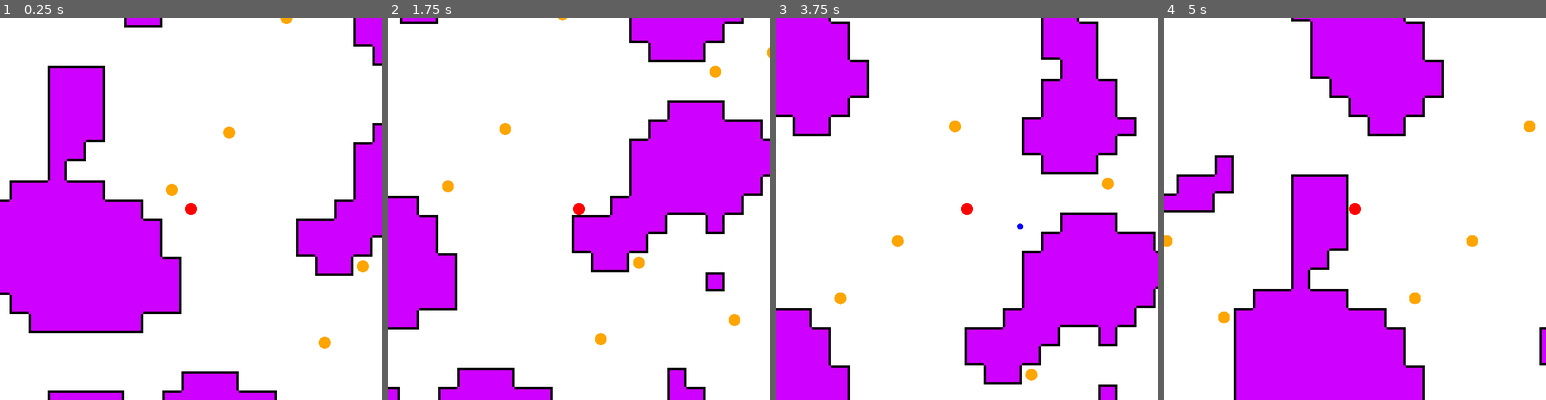
Above: before the commit, frames 1-4 (left to right).
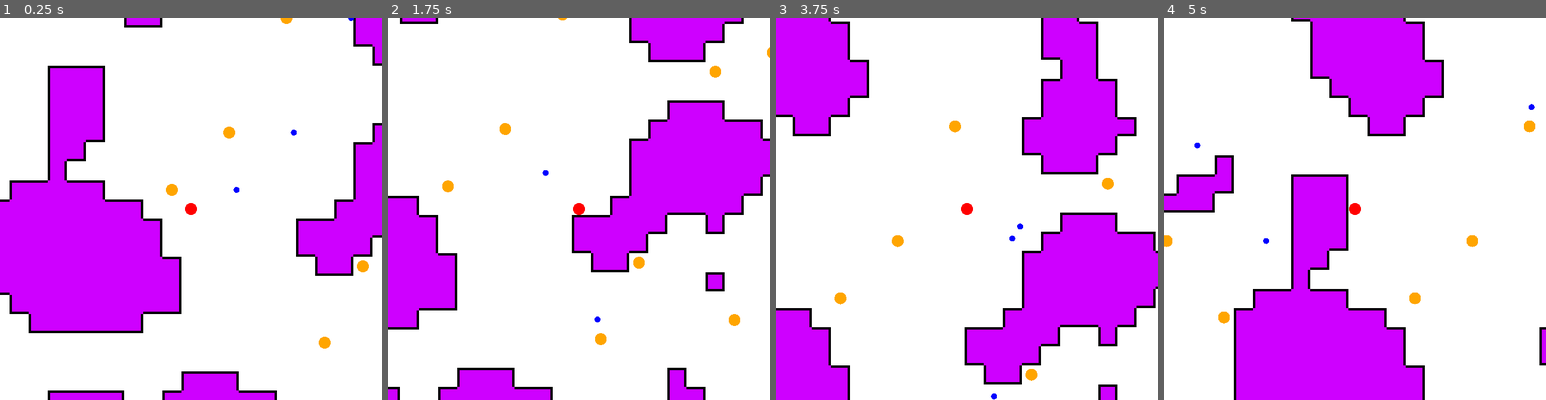
Above: after the commit, the same moments.

Repository: the-alex-g/TrialByFire
Game: Godot game, scene res://Main/Main.tscn
Two runs of this game, one before a commit and one after it. Both use one fixed random seed, a clock stepped at 60 frames per second and the inputs below.
Inputs (mouse positions are in pixels of both pictures, inside the frame that each line leads up to):
- Up to frame 1 (0.25 s): no input
- Up to frame 2 (1.75 s): tap Enter (teleport) at 0.5 s; move the mouse to (663, 189) at 0.52 s; hold D (right) 0.53-1.28 s; click (663, 189) at 0.6 s; move the mouse to (502, 228) at 1.27 s; hold S (down) from 1.28 s (still down); click (502, 228) at 1.35 s
- Up to frame 3 (3.75 s): tap Space at 2 s; move the mouse to (1005, 124) at 2.02 s; release S (down) at 2.03 s; hold D (right) 2.03-2.78 s; hold Enter (teleport) 2.03-2.78 s; click (1005, 124) at 2.3 s; move the mouse to (947, 285) at 2.77 s; hold W (up) 2.78-3.53 s; click (947, 285) at 2.85 s; move the mouse to (1081, 266) at 3.52 s; hold A (left) from 3.53 s (still down); click (1081, 266) at 3.6 s
- Up to frame 4 (5 s): keep holding A (left); move the mouse to (1240, 151) at 4.27 s; tap Enter (teleport) at 4.35 s; click (1240, 151) at 4.55 s

The runs differ from the first frame. In frame 1, less than 0.1% of the frame differs, in the area x 61-93%, y 0-46%; in frame 2, less than 0.1%; in frame 3, less than 0.1%; in frame 4, less than 0.1%, in the area x 7-98%, y 22-80%.

Commit message:
Add turret enemy

Diff:
--- /dev/null
+++ b/project/Bullet.gd
@@ -0,0 +1,15 @@
+class_name Bullet
+extends Area2D
+
+const SPEED := 500.0
+
+var angle := 0.0
+var damage := 0
+
+
+func _process(delta:float)->void:
+	position += (Vector2.RIGHT * delta * SPEED).rotated(angle)
+
+
+func _draw()->void:
+	draw_circle(Vector2.ZERO, 5, Color.blue)
--- /dev/null
+++ b/project/Enemy/Bullet/EnemyBullet.gd
@@ -0,0 +1,7 @@
+extends Bullet
+
+
+func _on_EnemyBullet_body_entered(body:PhysicsBody2D)->void:
+	if body is Player:
+		body.hit(damage)
+	queue_free()
--- /dev/null
+++ b/project/Enemy/Bullet/EnemyBullet.tscn
@@ -0,0 +1,15 @@
+[gd_scene load_steps=3 format=2]
+
+[ext_resource path="res://Enemy/Bullet/EnemyBullet.gd" type="Script" id=1]
+
+[sub_resource type="CircleShape2D" id=1]
+
+[node name="EnemyBullet" type="Area2D"]
+collision_layer = 0
+collision_mask = 5
+script = ExtResource( 1 )
+
+[node name="CollisionShape2D" type="CollisionShape2D" parent="."]
+shape = SubResource( 1 )
+
+[connection signal="body_entered" from="." to="." method="_on_EnemyBullet_body_entered"]
--- a/project/Enemy/Enemy.gd
+++ b/project/Enemy/Enemy.gd
@@ -1,16 +1,30 @@
 class_name Enemy
 extends KinematicBody2D
 
+export var health := 1
+export var damage := 1
+
 var _activated := false
+var _target : KinematicBody2D = null
+
+
+func _process(_delta:float)->void:
+	if not _activated:
+		return
+
+	look_at(_target.global_position)
 
 
 func _draw()->void:
 	draw_circle(Vector2.ZERO, 10, Color.orange)
 
 
-func hit()->void:
-	queue_free()
+func hit(damage_done:int)->void:
+	health -= damage_done
+	if health <= 0:
+		queue_free()
 
 
-func activate()->void:
+func activate(player)->void:
 	_activated = true
+	_target = player
--- a/project/Enemy/Enemy.tscn
+++ /dev/null
@@ -1,11 +0,0 @@
-[gd_scene load_steps=3 format=2]
-
-[ext_resource path="res://Enemy/Enemy.gd" type="Script" id=1]
-
-[sub_resource type="CircleShape2D" id=1]
-
-[node name="KinematicBody2D" type="KinematicBody2D"]
-script = ExtResource( 1 )
-
-[node name="CollisionShape2D" type="CollisionShape2D" parent="."]
-shape = SubResource( 1 )
--- /dev/null
+++ b/project/Enemy/TurretEnemy.gd
@@ -0,0 +1,34 @@
+extends Enemy
+
+const COOLDOWN_TIME := 1.5
+
+var _Bullet := preload("res://Enemy/Bullet/EnemyBullet.tscn")
+var _can_shoot := true
+
+onready var _cooldown_timer = $ShootTimer as Timer
+
+
+func _ready()->void:
+	_cooldown_timer.wait_time += randf()
+
+
+func _process(_delta:float)->void:
+	if not _activated:
+		return
+
+	if _can_shoot:
+		_shoot()
+
+
+func _shoot()->void:
+	_can_shoot = false
+	var _bullet = _Bullet.instance()
+	_bullet.position = global_position
+	_bullet.angle = rotation
+	_bullet.damage = damage
+	get_parent().add_child(_bullet)
+	_cooldown_timer.start(COOLDOWN_TIME + randf())
+
+
+func _on_ShootTimer_timeout()->void:
+	_can_shoot = true
--- /dev/null
+++ b/project/Enemy/TurretEnemy.tscn
@@ -0,0 +1,17 @@
+[gd_scene load_steps=3 format=2]
+
+[ext_resource path="res://Enemy/TurretEnemy.gd" type="Script" id=1]
+
+[sub_resource type="CircleShape2D" id=1]
+
+[node name="TurretEnemy" type="KinematicBody2D"]
+collision_layer = 2
+collision_mask = 3
+script = ExtResource( 1 )
+
+[node name="CollisionShape2D" type="CollisionShape2D" parent="."]
+shape = SubResource( 1 )
+
+[node name="ShootTimer" type="Timer" parent="."]
+
+[connection signal="timeout" from="ShootTimer" to="." method="_on_ShootTimer_timeout"]
--- a/project/Main/Main.gd
+++ b/project/Main/Main.gd
@@ -46,7 +46,7 @@
 		_tilemap.set_cell(x, y, EMPTY_TILE)
 		if x > 1 and y > 1 and x < BOARD_SIZE and y < BOARD_SIZE:
 			if randi() % 100 < PERCENT_CHANCE_OF_ENEMY:
-				var enemy = load("res://Enemy/Enemy.tscn").instance()
+				var enemy = load("res://Enemy/TurretEnemy.tscn").instance()
 				enemy.position = _tilemap.map_to_world(Vector2(x, y)) + Vector2(16, 16)
 				_enemy_container.add_child(enemy)
 			else:
@@ -57,10 +57,6 @@
 	var _player_map_position = _potential_player_positions[randi()%_potential_player_positions.size()]
 	_player.position = _tilemap.map_to_world(_player_map_position) + Vector2(16, 16)
 	_potential_player_positions = []
-
-#	for x in range(_player_map_position.x - 3, _player_map_position.x + 3):
-#		for y in range(_player_map_position.y - 3, _player_map_position.y + 3):
-#			_tilemap.set_cell(x, y, EMPTY_TILE)
 
 	_tilemap.update_bitmask_region()
 
--- a/project/Player/Bullet.gd
+++ /dev/null
@@ -1,17 +0,0 @@
-extends Area2D
-
-const SPEED := 500.0
-
-
-func _process(delta:float)->void:
-	position += (Vector2.RIGHT * delta * SPEED).rotated(rotation)
-
-
-func _draw()->void:
-	draw_circle(Vector2.ZERO, 5, Color.blue)
-
-
-func _on_Bullet_body_entered(body:PhysicsBody2D)->void:
-	if body is Enemy:
-		body.hit()
-	queue_free()
--- a/project/Player/Player.gd
+++ b/project/Player/Player.gd
@@ -7,6 +7,7 @@
 const TIME_TO_TELEPORT := 1.0
 
 var _time_teleport_key_held := 0.0
+var _damage := 1
 
 
 func _physics_process(delta:float)->void:
@@ -27,9 +28,10 @@
 
 
 func _shoot()->void:
-	var bullet = load("res://Player/Bullet.tscn").instance()
+	var bullet = load("res://Player/PlayerBullet.tscn").instance()
 	bullet.position = global_position
-	bullet.rotation = rotation
+	bullet.angle = rotation
+	bullet.damage = _damage
 	get_parent().add_child(bullet)
 
 
@@ -39,4 +41,8 @@
 
 func _on_EnemyDetectionZone_body_entered(body:PhysicsBody2D)->void:
 	if body is Enemy:
-		body.activate()
+		body.activate(self)
+
+
+func hit(damage_done:int)->void:
+	pass
--- a/project/Player/Player.tscn
+++ b/project/Player/Player.tscn
@@ -9,7 +9,8 @@
 
 [node name="Player" type="KinematicBody2D"]
 position = Vector2( 48, 48 )
-collision_layer = 2
+collision_layer = 4
+collision_mask = 5
 script = ExtResource( 1 )
 
 [node name="CollisionShape2D" type="CollisionShape2D" parent="."]
--- /dev/null
+++ b/project/Player/PlayerBullet.gd
@@ -0,0 +1,7 @@
+extends Bullet
+
+
+func _on_Bullet_body_entered(body:PhysicsBody2D)->void:
+	if body is Enemy:
+		body.hit(damage)
+	queue_free()
--- a/project/Player/Bullet.tscn
+++ b/project/Player/PlayerBullet.tscn
@@ -1,11 +1,12 @@
 [gd_scene load_steps=3 format=2]
 
-[ext_resource path="res://Player/Bullet.gd" type="Script" id=1]
+[ext_resource path="res://Player/PlayerBullet.gd" type="Script" id=1]
 
 [sub_resource type="CircleShape2D" id=1]
 
 [node name="Bullet" type="Area2D"]
 collision_layer = 0
+collision_mask = 3
 script = ExtResource( 1 )
 
 [node name="CollisionShape2D" type="CollisionShape2D" parent="."]
--- a/project/project.godot
+++ b/project/project.godot
@@ -9,6 +9,11 @@
 config_version=4
 
 _global_script_classes=[ {
+"base": "Area2D",
+"class": "Bullet",
+"language": "GDScript",
+"path": "res://Bullet.gd"
+}, {
 "base": "KinematicBody2D",
 "class": "Enemy",
 "language": "GDScript",
@@ -20,6 +25,7 @@
 "path": "res://Player/Player.gd"
 } ]
 _global_script_class_icons={
+"Bullet": "",
 "Enemy": "",
 "Player": ""
 }
@@ -74,6 +80,12 @@
  ]
 }
 
+[layer_names]
+
+2d_physics/layer_1="Obstacles"
+2d_physics/layer_2="Enemy"
+2d_physics/layer_3="Player"
+
 [physics]
 
 common/enable_pause_aware_picking=true
